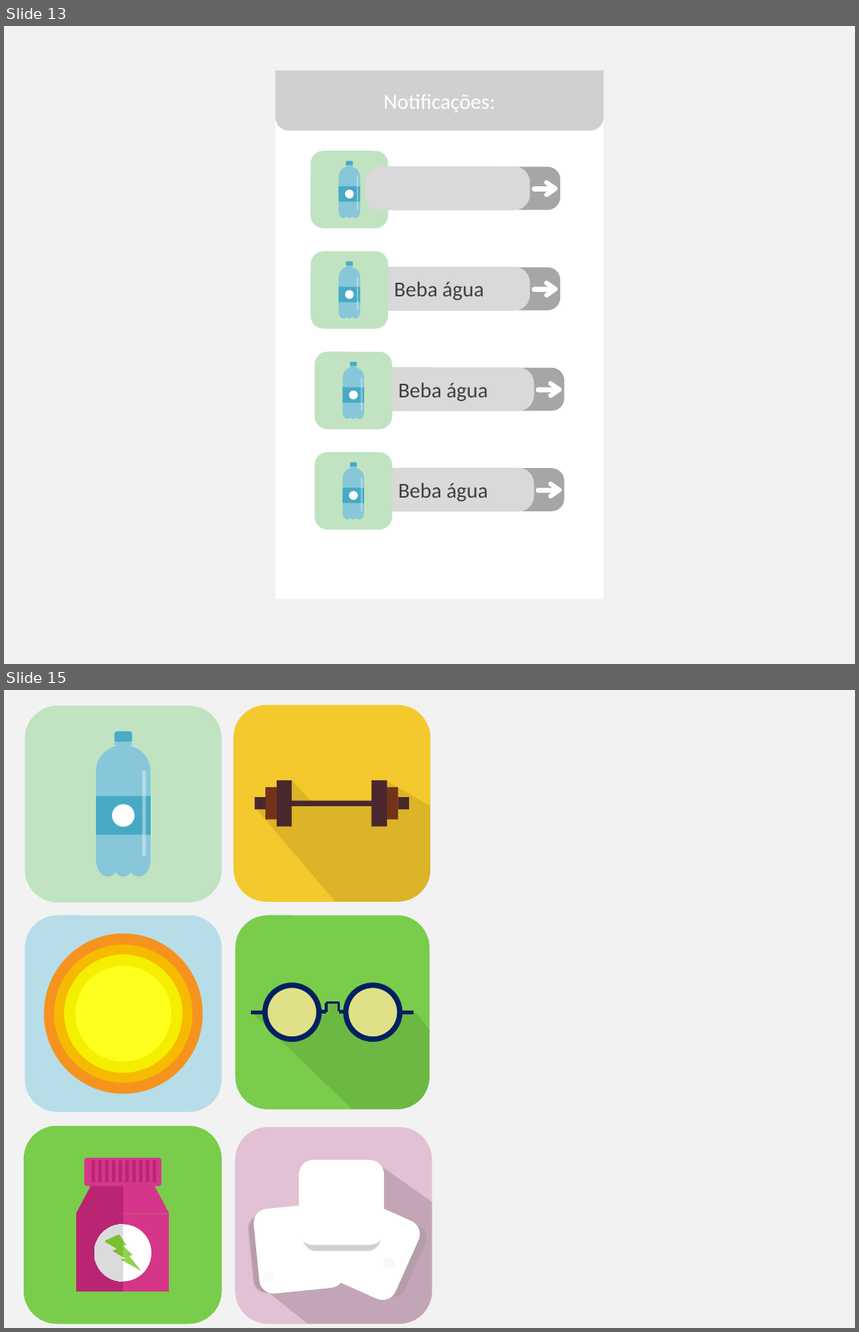
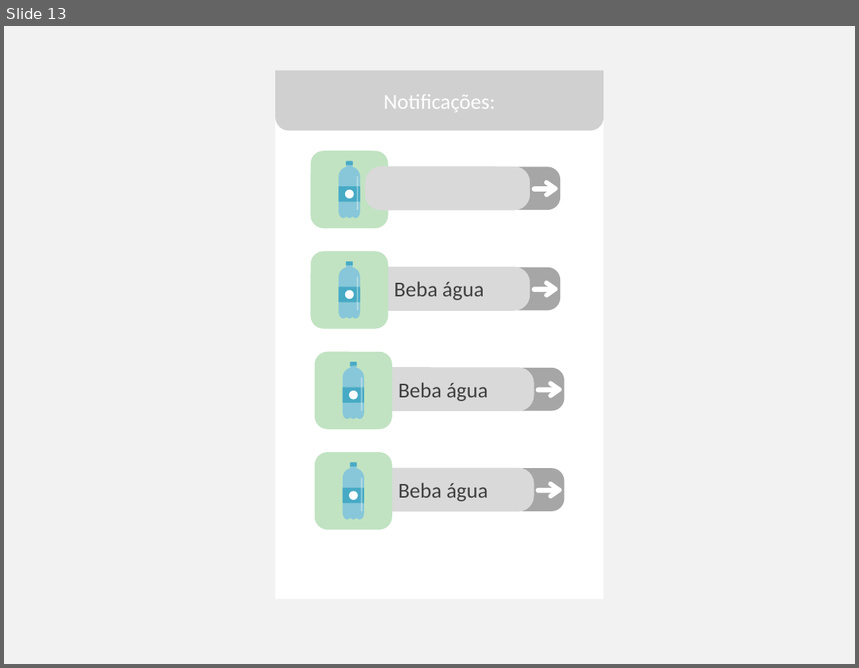
Before and after one commit to DudaElias/NewLife, a slide deck: design.pptx. Shown one above the other, each under a label of ours: slides 13 and 15 before the commit, slide 13 after it; the slides between them are not shown. The pictures are 859x1332 and 859x668 pixels, drawn with LibreOffice and Linux fonts; fonts in the diff are those of the drawing; grey boxes stand for pictures. Boxes give left, top, right and bottom in pixels: in the first picture for what was removed or moved away, otherwise in the second. Text is boxed around its words. In the diff, an @@ line names an element or a change of style, - is before the commit and + after.

```diff
--- a/design.pptx
+++ b/design.pptx
@@ slide 15 removed at [4, 690, 855, 1328], background #F2F2F2 @@
@@ group removed at [25, 705, 221, 902]: 5 rounded rectangles, 5 ellipses, 1 rectangle, 1 round same rect @@
@@ group removed at [234, 705, 430, 902]: 7 rectangles, 1 rounded rectangle, 1 freeform shape @@
@@ rounded rectangle removed at [25, 916, 221, 1113] @@
@@ group removed at [44, 933, 203, 1094]: 4 ellipses @@
@@ group removed at [236, 916, 430, 1110]: 7 lines, 2 ellipses, 1 rounded rectangle, 1 freeform shape @@
@@ rounded rectangle removed at [24, 1125, 222, 1324] @@
@@ group removed at [236, 1128, 432, 1324]: 4 rounded rectangles, 2 ellipses, 1 freeform shape @@
@@ group removed at [76, 1158, 169, 1293]: 11 rounded rectangles, 1 rectangle, 1 trapezoid, 1 ellipse, 1 lightning bolt @@
```
Also in this commit, not shown: 2 slides added, 1 other slide removed, 2 other files.
